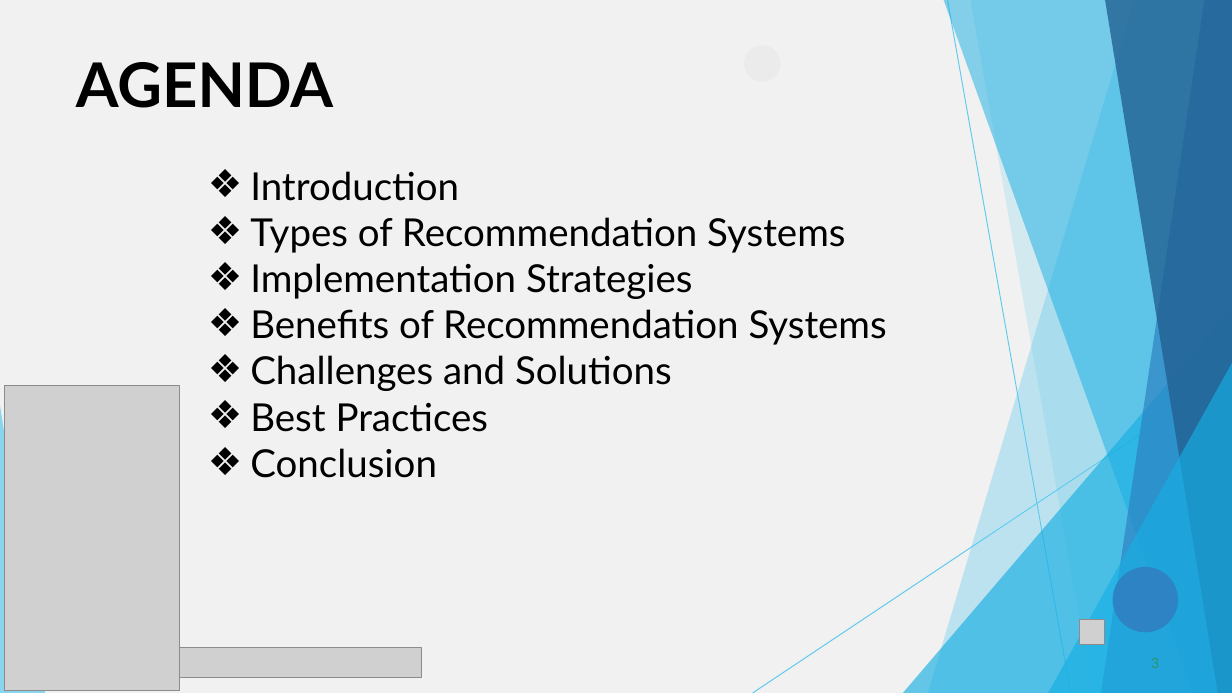
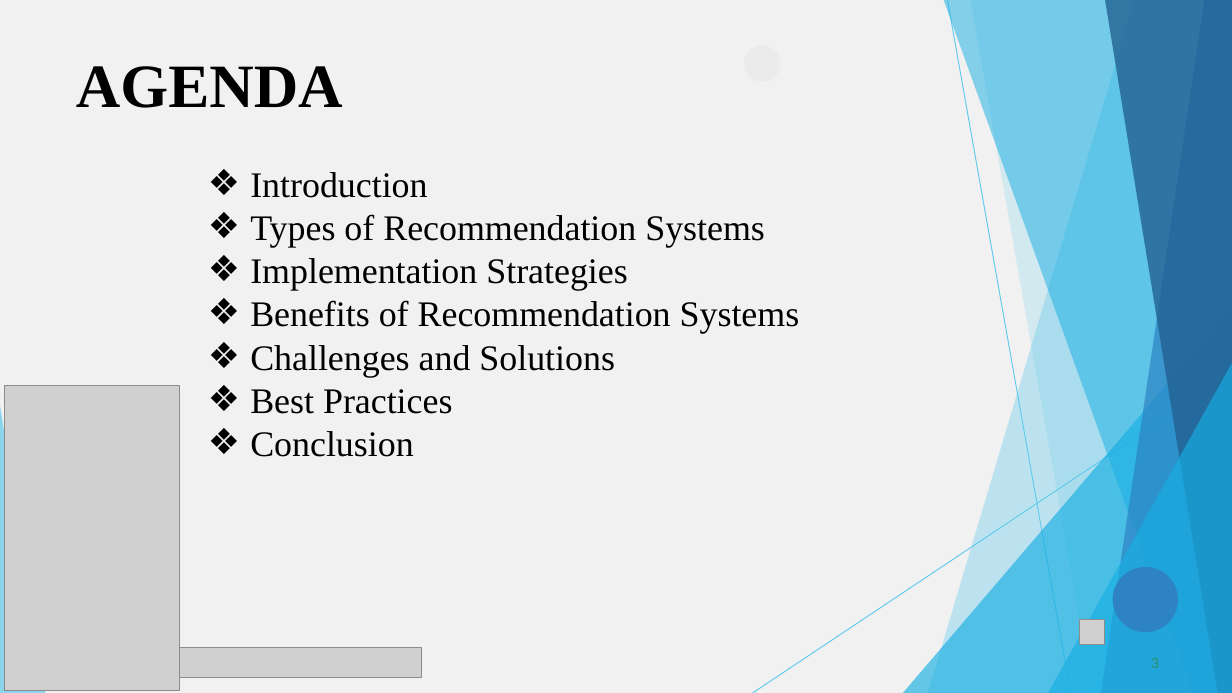
Before and after one commit to Venotha-2004/Naanmuthalvan, a slide deck: slide 3 of CUSTOMER_RECOMMENDATIONS.pptx. Drawn at 1232x693 pixels with LibreOffice and Linux fonts; fonts in the diff are those of the drawing; grey boxes stand for pictures. Boxes give left, top, right and bottom in pixels: in the first picture for what was removed or moved away, otherwise in the second. Text is boxed around its words. In the diff, an @@ line names an element or a change of style, - is before the commit and + after.

```diff
--- a/CUSTOMER_RECOMMENDATIONS.pptx
+++ b/CUSTOMER_RECOMMENDATIONS.pptx
@@ title "AGENDA" at [76, 66, 343, 108]: font Lato to Times New Roman @@
@@ text "Introduction" at [250, 172, 800, 457]: size 30 to 28 pt, font Lato to Times New Roman @@
```
Also in this commit, not shown: 7 other slides changed, 2 slides added, 2 slides removed.
